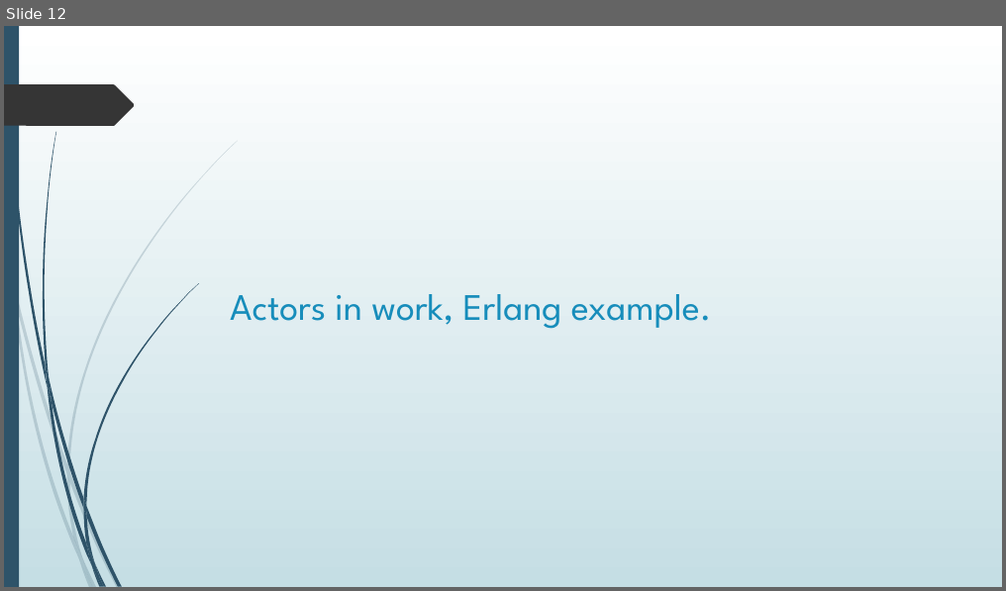
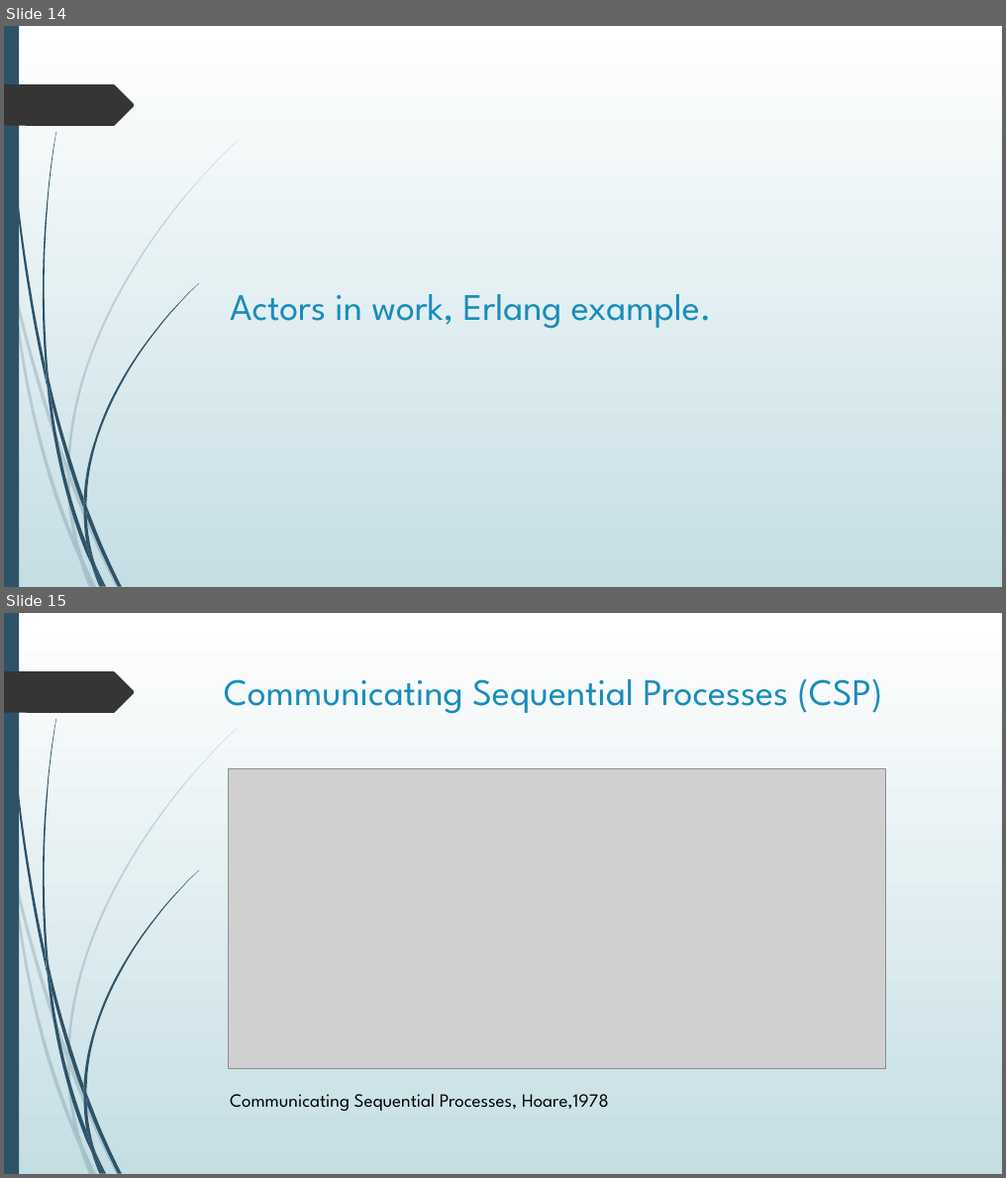
Before and after one commit to bhattacharjee/producer-consumer, a slide deck: Presentation1.pptx. Shown one above the other, each under a label of ours: slide 12 before the commit, slides 14 and 15 after it. The pictures are 1006x591 and 1006x1178 pixels, drawn with LibreOffice and Linux fonts; fonts in the diff are those of the drawing; grey boxes stand for pictures. Boxes give left, top, right and bottom in pixels: in the first picture for what was removed or moved away, otherwise in the second. Text is boxed around its words. In the diff, an @@ line names an element or a change of style, - is before the commit and + after.

```diff
--- a/Presentation1.pptx
+++ b/Presentation1.pptx
@@ slide 15 added at (x1=4, y1=613, x2=1002, y2=1174), background gradient #FFFFFF to #C5DEE5; not listed: 24 template elements that a slide beside it also shows @@
@@ title added at (x1=224, y1=679, x2=883, y2=714), 36 pt, text #178DBB @@
+Communicating Sequential Processes (CSP)
@@ picture added at (x1=229, y1=768, x2=886, y2=1069) @@
@@ text added at (x1=230, y1=1094, x2=609, y2=1111), 18 pt, text #000000 @@
+Communicating Sequential Processes, Hoare,1978
@@ what was slide 12 is now slide 14 @@
```
Also in this commit, not shown: 1 slide changed, 5 other slides added.
